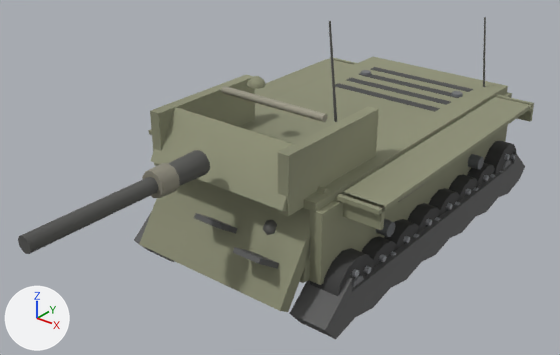
Before and after pictures for a commit that changed the glTF model client/assets/models/m7priest.glb.
The view is the same before and after, from a 50 mm camera at (6.07, -9.32, 6.14) aimed at (-0.03, -1.7, 1.41). Every picture has the same lights, and +X, +Y and +Z are marked at lower left. The older version comes first. Where no turn or scale is listed for an object, it has been applied to the vertices. Vertices at exactly the same position are counted once.

Script lines for the objects in view, before the commit:
```python
me_mesh_11 = bpy.data.meshes.new('Mesh_11')
me_mesh_11.from_pydata(...)  # 148 vertices, 248 faces; spans x -0.24..0.24, y -0.407..0.407, z -0.407..0.407
me_mesh_11.materials.append(mat_wheel11_mat)
me_mesh_16 = bpy.data.meshes.new('Mesh_16')
me_mesh_16.from_pydata(...)  # 152 vertices, 280 faces; spans x -1.72..1.72, y -3.0..3.0, z 0.1..1.11
me_mesh_16.materials.append(mat_tracks_mat)
me_mesh_18 = bpy.data.meshes.new('Mesh_18')
me_mesh_18.from_pydata(...)  # 66 vertices, 108 faces; spans x -1.25..1.25, y -3.38..-1.75, z 0.51..1.92
me_mesh_18.materials.append(mat_glacis_mat)
me_mesh_21 = bpy.data.meshes.new('Mesh_21')
me_mesh_21.from_pydata(...)  # 76 vertices, 124 faces; spans x -1.33..1.33, y -2.7..2.7, z 1.74..1.9
me_mesh_21.materials.append(mat_hulltop_mat)
# before: 0 (1.33, -2.7, 1.86) at pixel (316, 203), 1 (1.33, -2.7, 1.74) at pixel (316, 212), 6 (-1.33, -2.7, 1.86), 7 (-1.33, -2.7, 1.74)
ob_glacis = bpy.data.objects.new('glacis', me_mesh_18)
ob_glacis.location = (0.0, 0.0, 0.0)
ob_hulltop = bpy.data.objects.new('hullTop', me_mesh_21)
ob_hulltop.location = (0.0, 0.0, 0.0)
ob_tracks = bpy.data.objects.new('tracks', me_mesh_16)
ob_tracks.location = (0.0, 0.0, 0.0)
ob_wheel11 = bpy.data.objects.new('wheel11', me_mesh_11)
ob_wheel11.location = (1.44, -0.31, 0.48)
# also in view: 'turretSide' at (0.0, -2.05, 2.14); 'hullSide' at (0.0, 0.0, 1.4); 'wheel9' at (1.44, 0.93, 0.48); 'wheel14' at (1.44, -2.25, 0.6); 'wheel15' at (1.44, 2.25, 0.6)
```
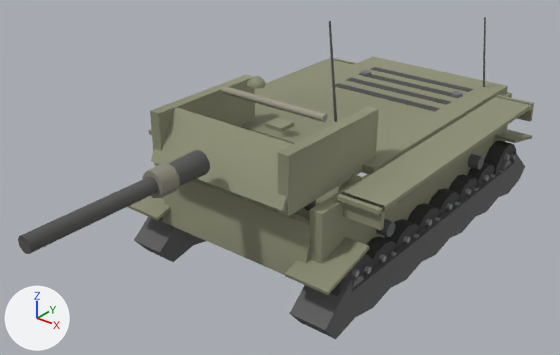
Boxes [x1, y1, x2, y2] around the edits, measured in the pictures (560 x 355 px; the box of a moved part takes in the faces that stretch with it):
'glacis', reshaped (mostly hidden afterwards): before [139, 179, 329, 312]; after [265, 118, 362, 219]
'hullTop', reshaped: before [240, 57, 508, 212]; after [241, 57, 508, 174]
'tracks', reshaped (12% taller): before [134, 151, 525, 339]; after [128, 129, 532, 339]
part 1 of me_mesh_16, added: after [128, 129, 532, 295]
part 2 of me_mesh_18, moved or reshaped: before [139, 186, 329, 312]; after [294, 174, 362, 219]
part 3 of me_mesh_18, moved or reshaped (not visible before): after [265, 118, 294, 132]
part 4 of me_mesh_18, moved or reshaped: before [263, 220, 277, 235]; after [304, 200, 316, 210]
part 5 of me_mesh_18, moved or reshaped (not visible afterwards): before [194, 213, 238, 234]
part 6 of me_mesh_18, moved or reshaped (not visible afterwards): before [233, 247, 279, 269]
'lowerPlate', unchanged, uncovered by the edit: before [300, 247, 310, 283]; after [162, 179, 310, 275]

The change, as a list of edits to the scene's bpy script:
```text
Change me_mesh_16:
    used by ob_tracks; location = (0.0, 0.0, 0.0)
    remove me_mesh_16.from_pydata(...)  # 152 vertices, 280 faces; spans x -1.72..1.72, y -3.0..3.0, z 0.1..1.11
    add me_mesh_16.from_pydata(...)  # 184 vertices, 328 faces; spans x -1.76..1.76, y -3.04..3.0, z 0.1..1.2
    me_mesh_16 part 1
    16 vertices are added at x -1.76..1.12, y -3.04..3.0, z 0.92..1.2
    16 new vertices lie (0.64, 0.0, 0.0) away from vertices in x -1.76..1.12, y -3.04..3.0, z 0.92..1.2
    48 new faces join them
Change me_mesh_18:
    used by ob_glacis; location = (0.0, 0.0, 0.0)
    remove me_mesh_18.from_pydata(...)  # 66 vertices, 108 faces; spans x -1.25..1.25, y -3.38..-1.75, z 0.51..1.92
    add me_mesh_18.from_pydata(...)  # 66 vertices, 108 faces; spans x -1.25..1.25, y -2.55..-0.93, z 0.49..1.91
    me_mesh_18 part 2: the loose piece of 8 vertices spanning x -1.25..1.25, y -3.29..-2.24, z 0.51..1.92 is scaled about its middle by (1, 0.926, 0.924), then moved by (0.0, 0.78, -0.06)
    me_mesh_18 part 3: the loose piece of 8 vertices spanning x -0.68..-0.38, y -2.05..-1.75, z 1.78..1.91 is moved by (0.0, 0.82, 0.0)
    me_mesh_18 part 4: the loose piece of 26 vertices spanning x 0.57..0.81, y -2.87..-2.63, z 1.2..1.44 is moved by (0.0, 0.82, 0.0)
    me_mesh_18 part 5: the loose piece of 8 vertices spanning x -0.21..0.25, y -3.26..-2.55, z 0.93..1.45 is moved by (0.0, 0.82, 0.0)
    me_mesh_18 part 6: the loose piece of 8 vertices spanning x 0.57..1.02, y -3.38..-2.66, z 0.76..1.28 is moved by (0.0, 0.82, 0.0)
    other edits to the shape of me_mesh_18 do not show in these pictures
Change me_mesh_21:
    used by ob_hulltop; location = (0.0, 0.0, 0.0)
    remove me_mesh_21.from_pydata(...)  # 76 vertices, 124 faces; spans x -1.33..1.33, y -2.7..2.7, z 1.74..1.9
    add me_mesh_21.from_pydata(...)  # 76 vertices, 124 faces; spans x -1.33..1.33, y -1.43..2.7, z 1.74..1.9
    me_mesh_21 part 7
    add for i in [0, 1, 6, 7]: me_mesh_21.vertices[i].co += Vector((0.0, 1.27, 0.0))
```
